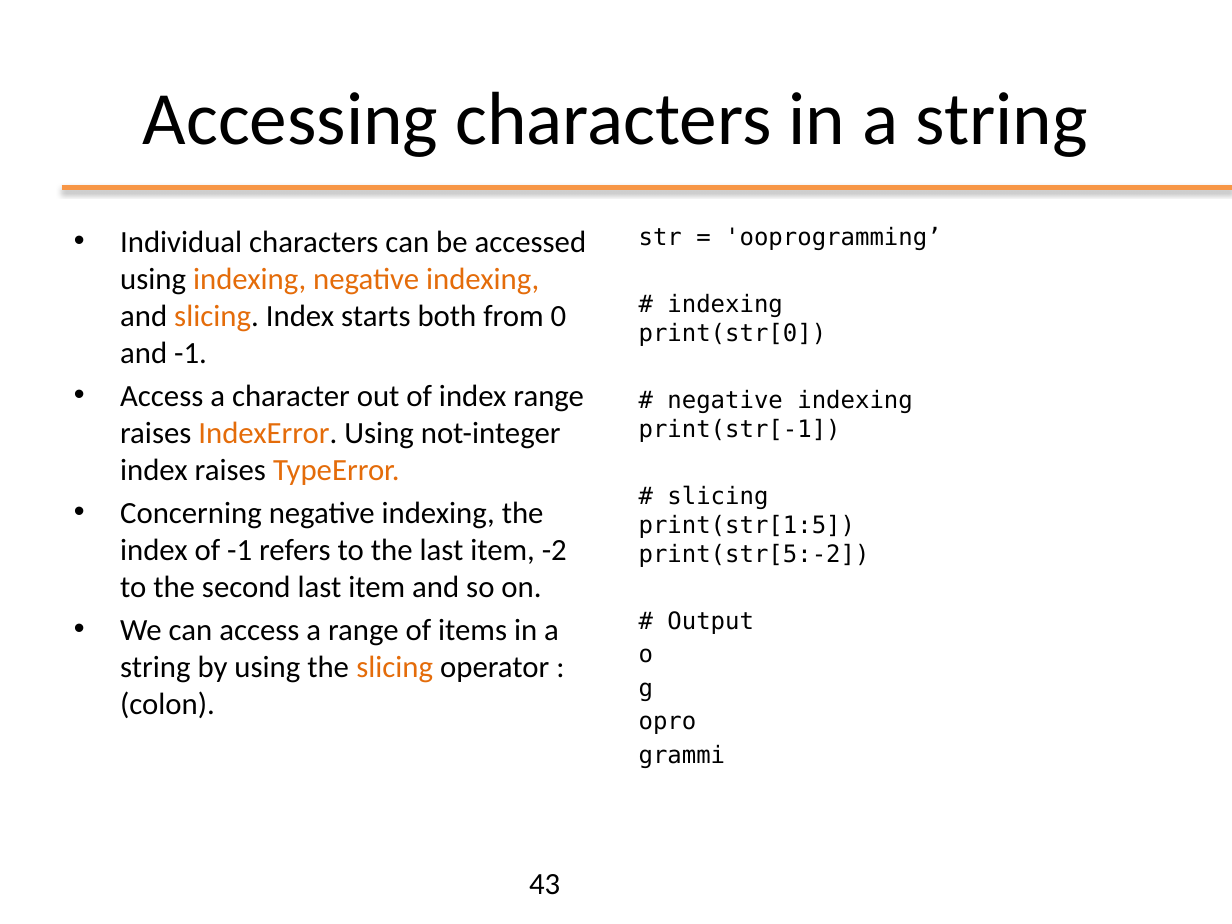
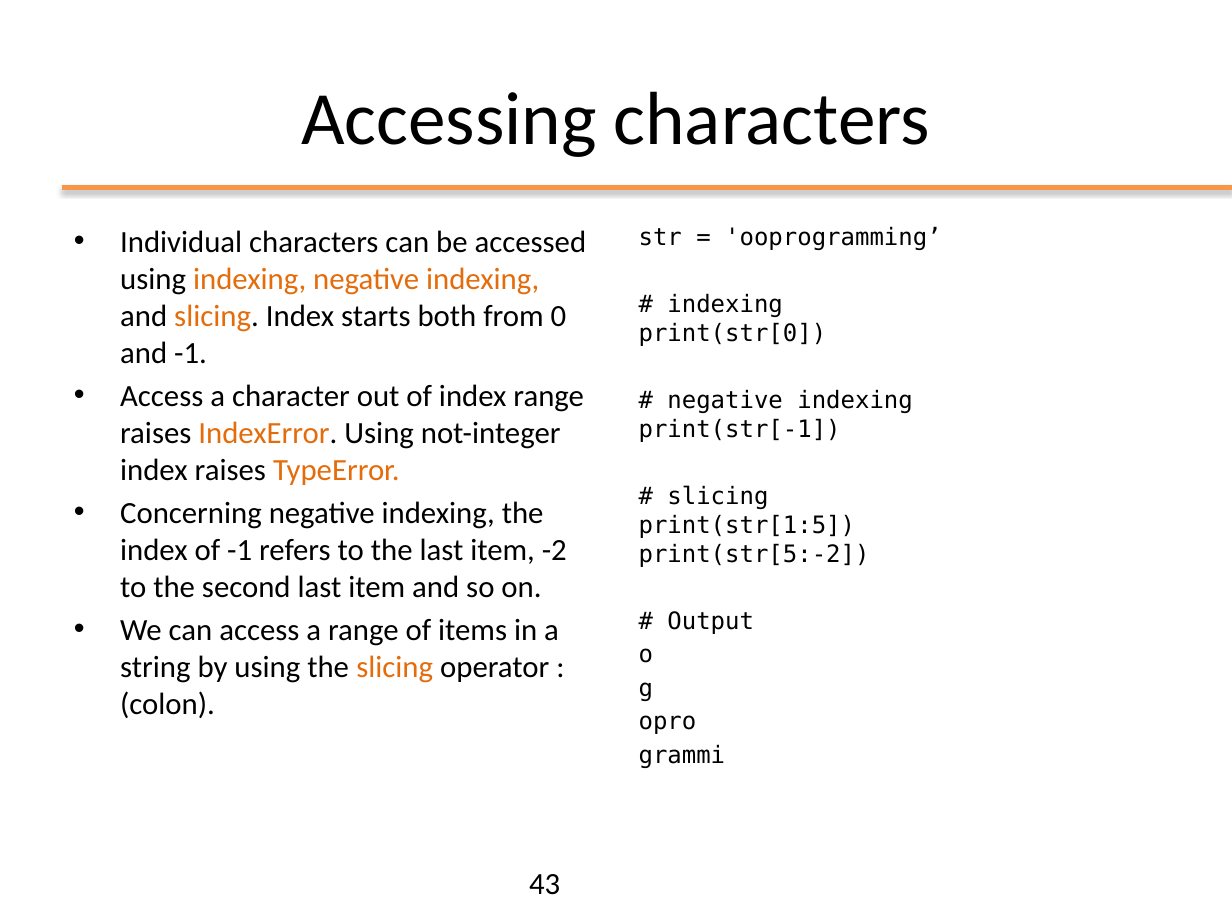
Before and after one commit to nbicocchi/ooprogramming, a slide deck: slide 43 of slides/python/ppt/01 - Python Basics.pptx. Drawn at 1232x924 pixels with LibreOffice and Linux fonts; fonts in the diff are those of the drawing. Boxes give left, top, right and bottom in pixels: in the first picture for what was removed or moved away, otherwise in the second. Text is boxed around its words. In the diff, an @@ line names an element or a change of style, - is before the commit and + after.

```diff
--- a/slides/python/ppt/01 - Python Basics.pptx
+++ b/slides/python/ppt/01 - Python Basics.pptx
@@ title at bbox=[301, 91, 930, 157]: text changed @@
-Accessing characters in a string
+Accessing characters
```
Also in this commit, not shown: 6 other slides changed, 2 other files.
